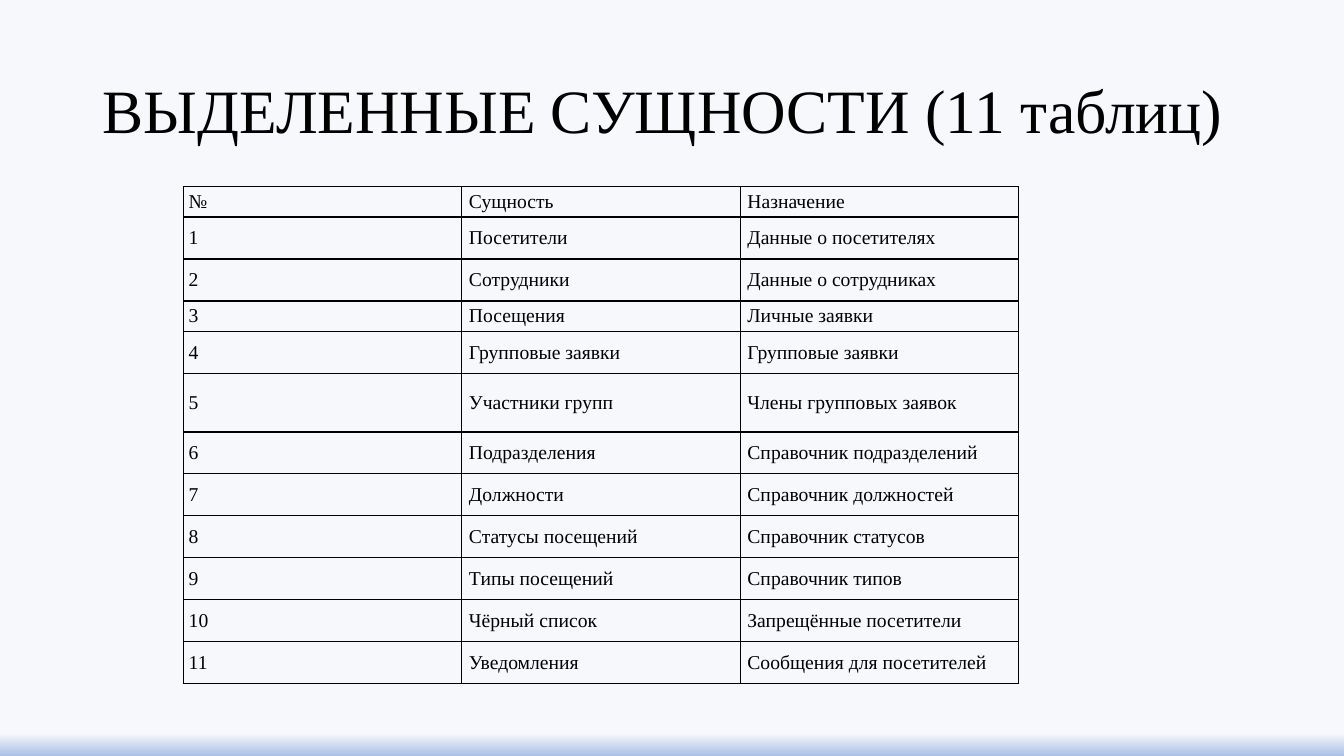
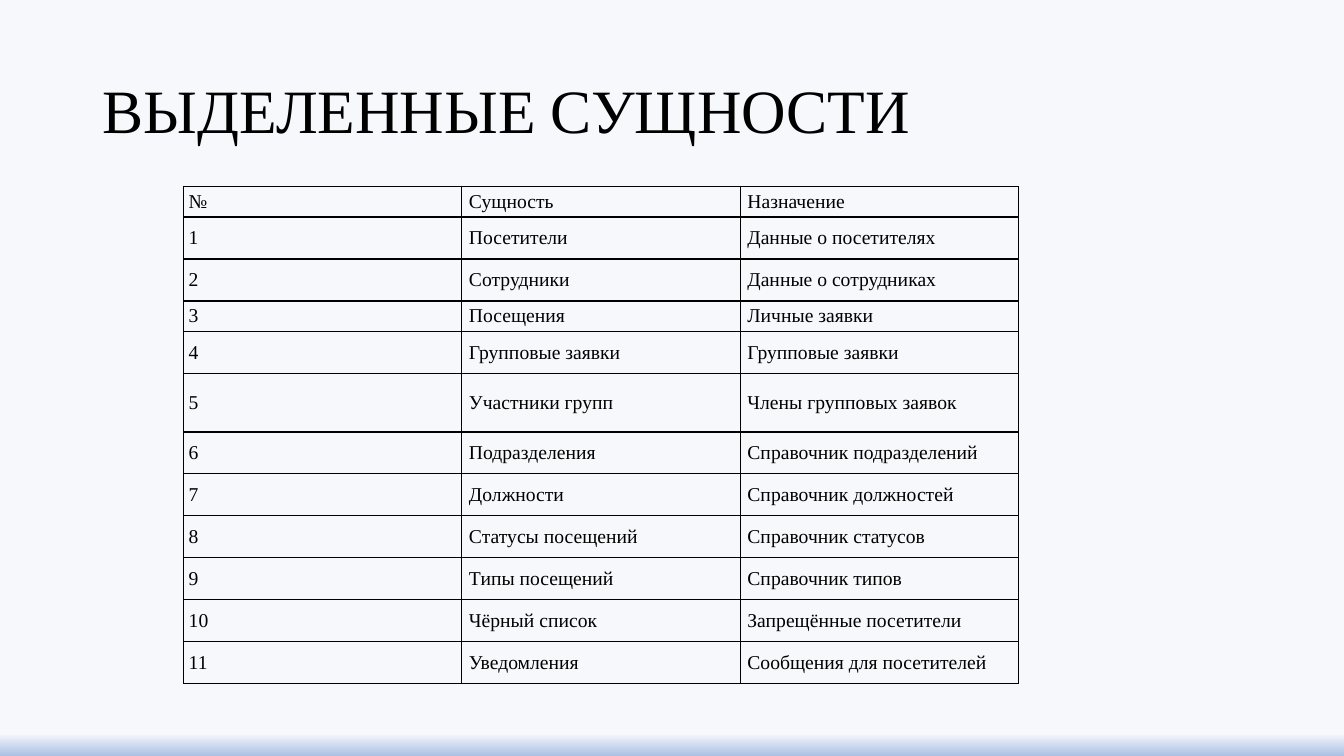
Before and after one commit to Bebra-24/-_-_-------, a slide deck: slide 5 of итог/546.pptx. Drawn at 1344x756 pixels with LibreOffice and Linux fonts; fonts in the diff are those of the drawing. Boxes give left, top, right and bottom in pixels: in the first picture for what was removed or moved away, otherwise in the second. Text is boxed around its words. In the diff, an @@ line names an element or a change of style, - is before the commit and + after.

```diff
--- a/итог/546.pptx
+++ b/итог/546.pptx
@@ title at (102,92,910,144): text changed @@
-ВЫДЕЛЕННЫЕ СУЩНОСТИ (11 таблиц)
+ВЫДЕЛЕННЫЕ СУЩНОСТИ
```
Also in this commit, not shown: 2 other slides changed, 9 other files.
